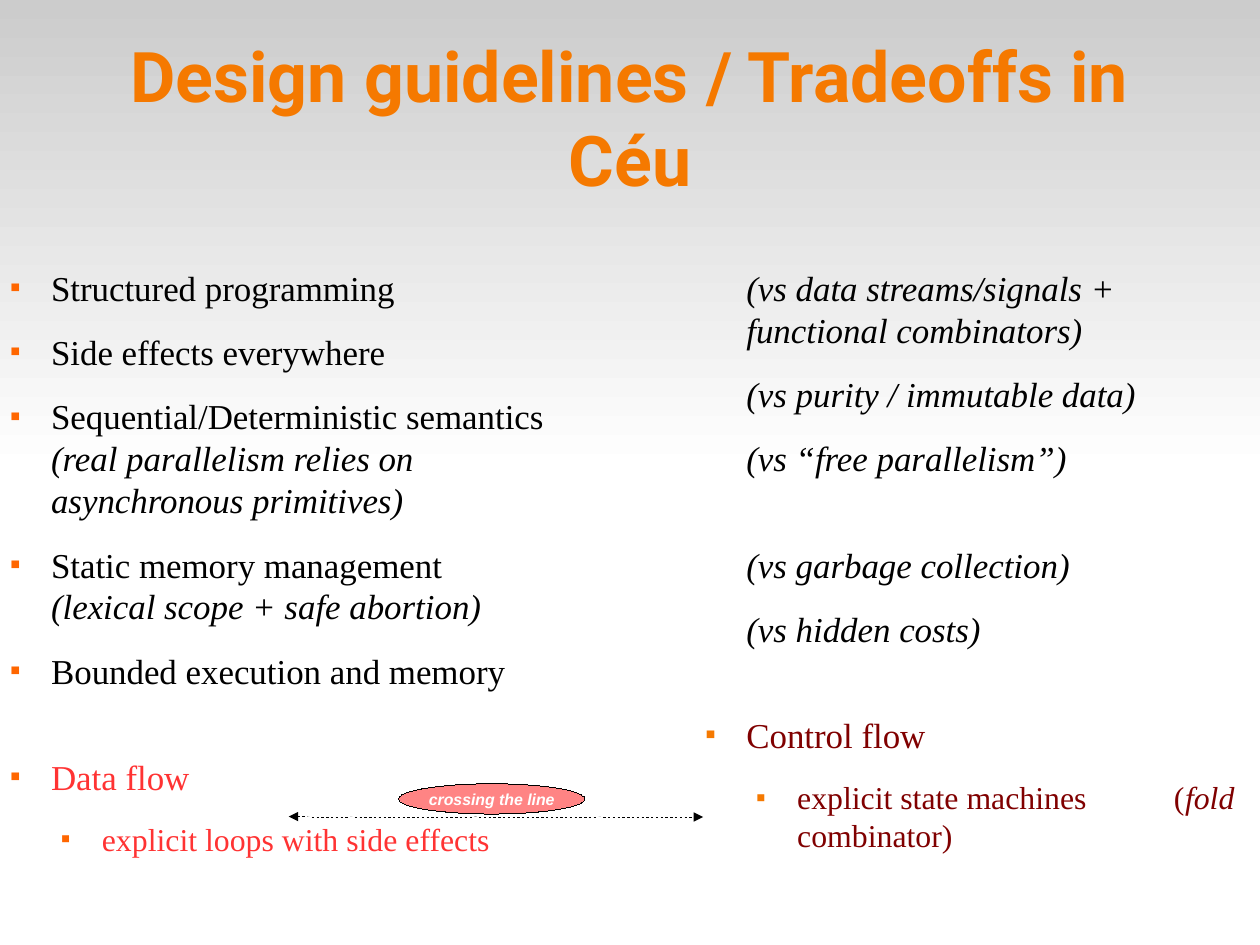
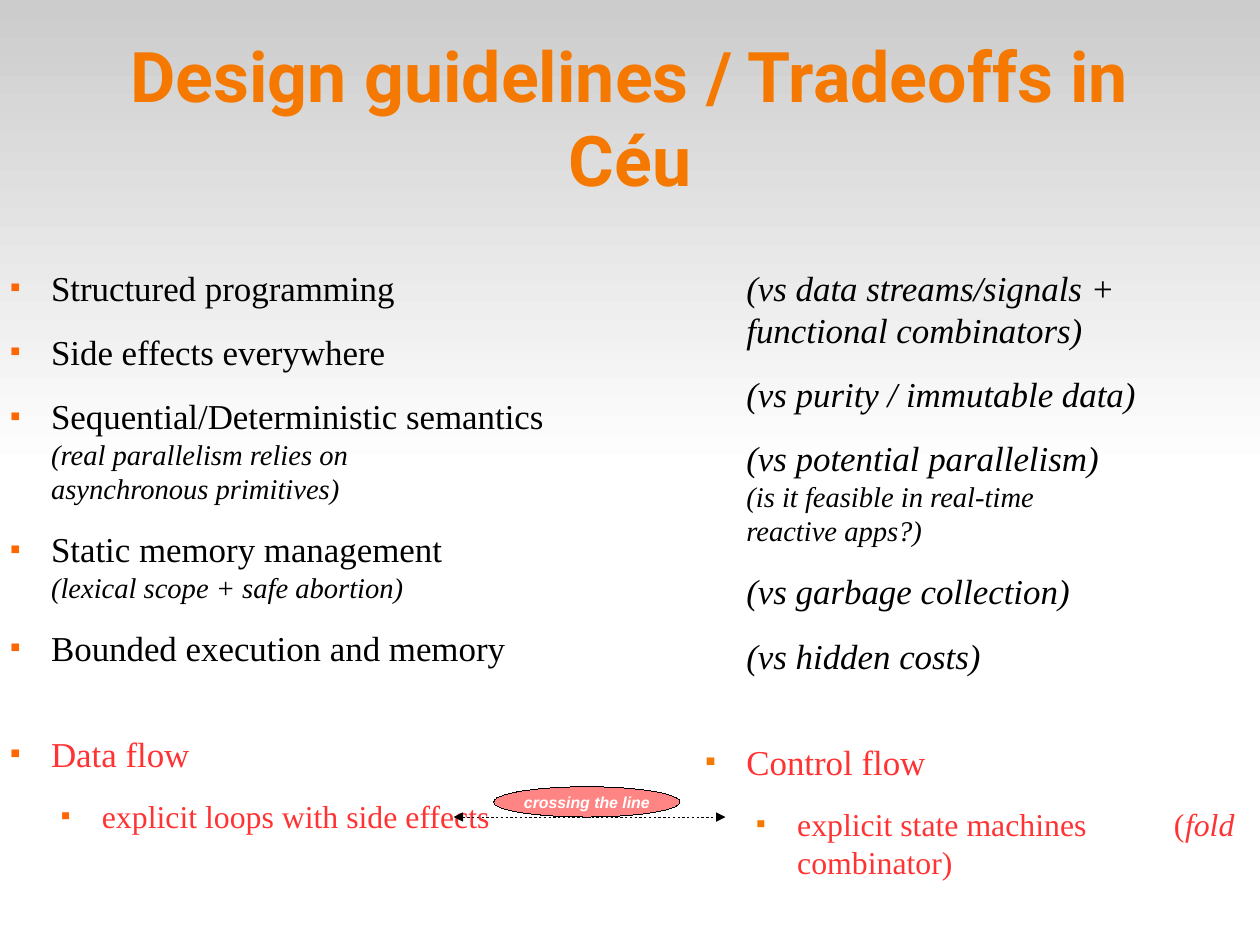
Before and after one commit to fsantanna-no/ceu-docs, a slide deck: slide 13 of ceu_curryon.odp (slide 11 before the commit). Drawn at 1260x945 pixels with LibreOffice and Linux fonts; fonts in the diff are those of the drawing. Boxes give left, top, right and bottom in pixels: in the first picture for what was removed or moved away, otherwise in the second. Text is boxed around its words. In the diff, an @@ line names an element or a change of style, - is before the commit and + after.

```diff
--- a/ceu_curryon.odp
+++ b/ceu_curryon.odp
@@ text at box(51, 404, 543, 604): size 22 to 18 pt in "(real parallelism relies on asynchronous primitives)", "(lexical scope + safe abortion)" @@
@@ text at box(746, 446, 1098, 547): text changed; size 22 to 18 pt @@
-(vs “free parallelism”)
+(vs potential parallelism) (is it feasible in real-time reactive apps?)
@@ text at box(746, 750, 1235, 842): text colour #800000 to #FF3333 in "Control flow", "explicit state machines (fold combinator)" @@
@@ ellipse "crossing the line": place and size @@
-ellipse "crossing the line" at box(399, 784, 585, 814)
+ellipse "crossing the line" at box(494, 787, 680, 816)
@@ double arrow moved from (289, 816) - (703, 818) to (454, 818) - (726, 818) @@
```
Also in this commit, not shown: 2 other slides changed, 2 slides added.
